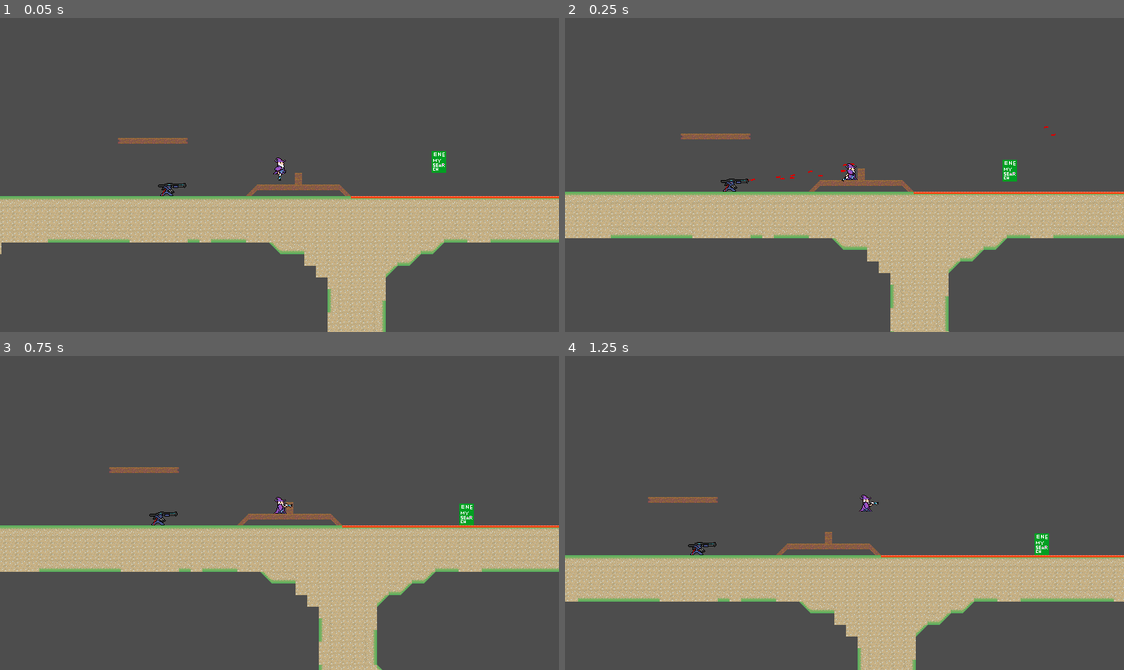
Above: before the commit, frames 1-4 (two rows, left to right).
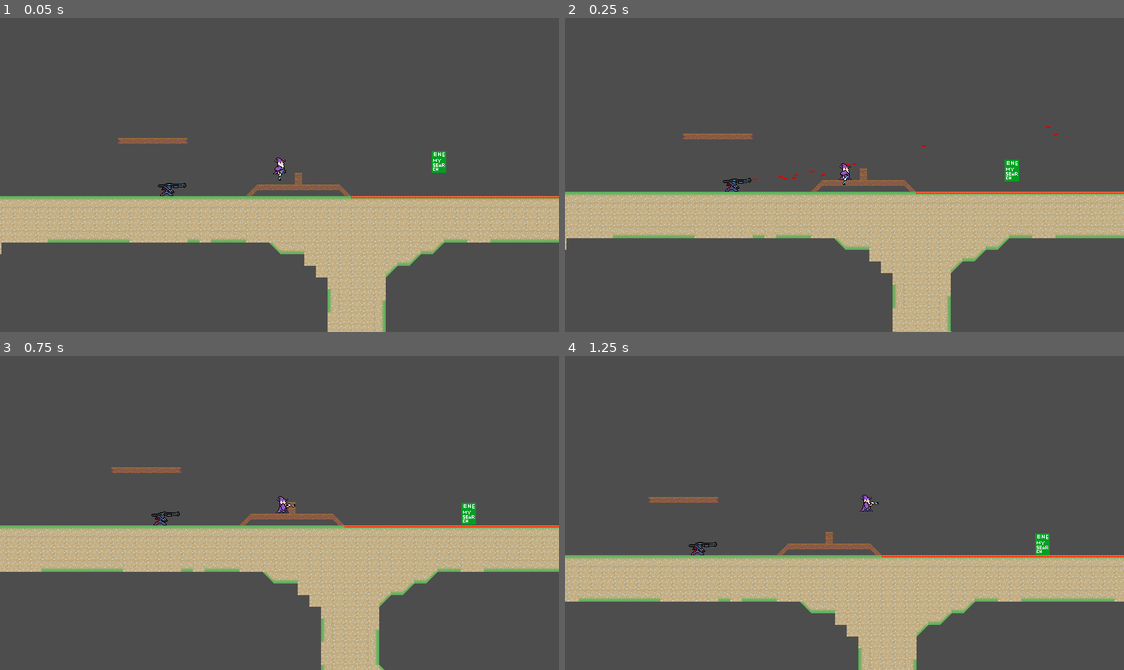
Above: after the commit, the same moments.

Repository: haruo-gabriel/portal2d
Game: Godot game, scene res://levels/test.tscn
Two runs of this game, one before a commit and one after it. Both use one fixed random seed, a clock stepped at 60 frames per second and the inputs below. This scene is started directly instead of the project's main scene.
Inputs (mouse positions are in pixels of both pictures, inside the frame that each line leads up to):
- Up to frame 1 (0.05 s): no input
- Up to frame 2 (0.25 s): no input
- Up to frame 3 (0.75 s): move the mouse to (402, 497) at 0.52 s; hold D (move_right) from 0.53 s (still down); click (402, 497) at 0.6 s
- Up to frame 4 (1.25 s): keep holding D (move_right); tap Space (jump) at 0.77 s; right-click (967, 497) at 0.8 s

Frame 1 is identical in both runs. In frame 2, 9.4% of the frame differs, in the area x 0-100%, y 34-100%; in frame 3, 9.4%, in the area x 0-100%, y 35-100%; in frame 4, 8.9%.

Commit message:
Playing with values

Diff:
--- a/godot project/characters/laser/laser.gd
+++ b/godot project/characters/laser/laser.gd
@@ -9,6 +9,7 @@
 var mass: float = 1
 var max_distance: float = 1000 # Maximum distance from starting position
 var max_life_time: int = 1000 # In game ticks
+var damage: float = 1.0
 
 func _ready() -> void:
 	life_time = max_life_time
--- a/godot project/characters/player/scripts/player.gd
+++ b/godot project/characters/player/scripts/player.gd
@@ -135,6 +135,12 @@
 
 	get_tree().reload_current_scene()
 
+func _ready() -> void:
+
+	health.max_health = PlayerConstants.MAX_HP
+	health.regeneration = PlayerConstants.REGENERATION
+	health.health = health.max_health
+
 func _process(_delta: float) -> void:
 
 	direction = Input.get_axis("move_left", "move_right")
@@ -168,13 +174,13 @@
 
 	move_and_slide()
 
-
 func _on_laser_hit(laser: Laser) -> void:
 
-	health.take_damage(2)
+	health.take_damage(laser.damage)
 
-	position += laser.velocity * laser.mass / 2000
-	velocity += laser.velocity * laser.mass / 2000
+	var diff: float = laser.velocity.angle() - velocity.angle()
+
+	velocity += laser.velocity * laser.mass / 500
 
 	hit_taken_sfx.play()
 
--- a/godot project/characters/player/scripts/player_constants.gd
+++ b/godot project/characters/player/scripts/player_constants.gd
@@ -30,5 +30,5 @@
 const JUMP_BUFFER_TIME: int = 10
 
 
-const MAX_HP: float = 100.0
-const REGENERATION: float = 1.0
+const MAX_HP: float = 1000.0
+const REGENERATION: float = 10.0
--- a/godot project/characters/turret/scripts/turret.gd
+++ b/godot project/characters/turret/scripts/turret.gd
@@ -22,6 +22,7 @@
 
 @export var laser_mass: float = 1
 @export var fire_count: int = 1
+@export var damage: float = 10.0
 
 var LASER_SCENE: Resource = preload("res://characters/laser/laser.tscn")
 
@@ -51,6 +52,7 @@
 	laser.velocity = laser.velocity.rotated((randf() * 2 - 1) / 30)
 	laser.velocity *= .6 + randf() * .8
 
+	laser.damage = damage
 	laser.mass = laser_mass
 
 	get_parent().add_child(laser)
--- a/godot project/levels/level_2/level_scene.tscn
+++ b/godot project/levels/level_2/level_scene.tscn
@@ -38,22 +38,33 @@
 [node name="Turret1" parent="." instance=ExtResource("3_2m1ke")]
 position = Vector2(1168, 0)
 rest_angle = 3.142
-open_cooldown = 0
+rotation_speed = 0.02
+open_cooldown = 10
 
 [node name="Turret2" parent="." instance=ExtResource("3_2m1ke")]
-position = Vector2(1168, -352)
+position = Vector2(1197, -352)
 rest_angle = 3.142
+minimum_angle = -0.01
+maximum_angle = 0.1
+rotation_speed = 0.04
+open_cooldown = 0
+laser_mass = 8.0
+fire_count = 2
 
 [node name="Turret3" parent="." instance=ExtResource("3_2m1ke")]
 position = Vector2(2272, -560)
 rest_angle = 3.142
+rotation_speed = 0.015
+laser_mass = 3.0
+fire_count = 2
+damage = 4.0
 
 [node name="MovingEnemy1" parent="." instance=ExtResource("5_g6sfx")]
 position = Vector2(1200, -768)
 can_fall = true
 
 [node name="MovingEnemy2" parent="." instance=ExtResource("5_g6sfx")]
-position = Vector2(1712, -192)
+position = Vector2(1713, -179)
 can_fall = true
 
 [node name="LevelTransition" parent="." instance=ExtResource("4_h8n1u")]
